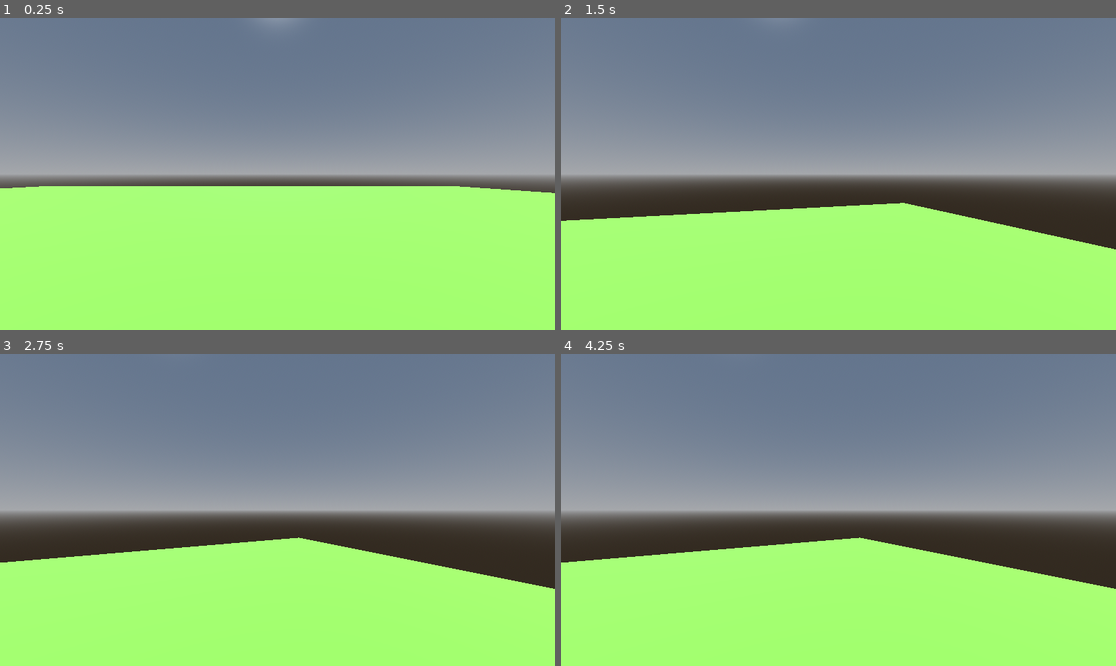
Above: before the commit, frames 1-4 (two rows, left to right).
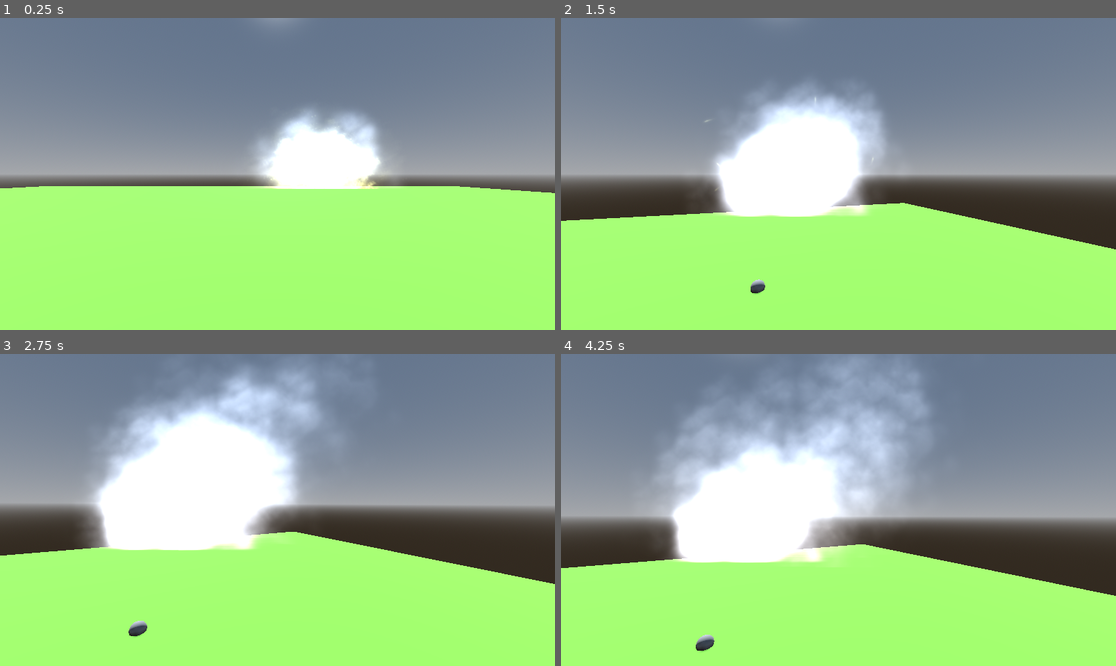
Above: after the commit, the same moments.

Repository: Xynthia/ShellShock
Game: Godot game, scene res://Scenes/grenaat_evenement_test.tscn
Two runs of this game, one before a commit and one after it. Both use one fixed random seed, a clock stepped at 60 frames per second and the inputs below.
Inputs (mouse positions are in pixels of both pictures, inside the frame that each line leads up to):
- Up to frame 1 (0.25 s): no input
- Up to frame 2 (1.5 s): move the mouse to (866, 174) at 0.52 s; hold D (TurnRight) 0.53-1.28 s; hold Alt (alt) 0.53-1.28 s; tap F (Interact, bound only after the commit) at 0.8, 1.35 s; move the mouse to (727, 189) at 1.27 s; hold A (TurnLeft) from 1.28 s (still down)
- Up to frame 3 (2.75 s): tap Alt (alt) at 1.55 s; move the mouse to (288, 503) at 2.02 s; release A (TurnLeft) at 2.03 s; hold D (TurnRight) from 2.03 s (still down); tap W (MoveFoward) at 2.1 s; tap F (Interact, bound only after the commit) at 2.3 s
- Up to frame 4 (4.25 s): move the mouse to (832, 516) at 2.77 s; tap Alt (alt) at 2.85 s; move the mouse to (877, 513) at 3.52 s; release D (TurnRight) at 3.53 s; hold A (TurnLeft) from 3.53 s (still down); tap F (Interact, bound only after the commit) at 3.6 s

The runs differ from the first frame. In frame 1, 5.1% of the frame differs, in the area x 45-72%, y 29-55%; in frame 2, 11%; in frame 3, 23%; in frame 4, 28%, in the area x 0-100%, y 0-96%.
Error before the commit: Out of bounds get index '0' (on base: 'Array[VisibleOnScreenNotifier3D]') (res://Scripts/Player/player.gd:158)
Error after the commit: Out of bounds get index '0' (on base: 'Array[VisibleOnScreenNotifier3D]') (res://Scripts/Player/player.gd:162)

Commit message:
grenaat toegevoegd
grenaat kan met een curve worden ingespawned. daarna gaat de traume zone groter worden zoals een explosie en particles voor explosie zijn toegevoegt. werkt nog niet samen

Diff:
--- /dev/null
+++ b/Scenes/explosion.tscn
@@ -0,0 +1,161 @@
+[gd_scene load_steps=18 format=3 uid="uid://nspw2bofwrw0"]
+
+[ext_resource type="Script" uid="uid://bnurjhyihu0f0" path="res://Scripts/explosion.gd" id="1_k2xjm"]
+[ext_resource type="Texture2D" uid="uid://bt1bc6skow7b" path="res://Assets/Particle Pack/PNG (Transparent)/fire_01.png" id="2_bvnfy"]
+[ext_resource type="Texture2D" uid="uid://eh0c10a4ljyy" path="res://Assets/Particle Pack/PNG (Transparent)/trace_02.png" id="3_61lnk"]
+[ext_resource type="Texture2D" uid="uid://caly3lon58amy" path="res://Assets/Particle Pack/PNG (Transparent)/smoke_04.png" id="4_14ogo"]
+
+[sub_resource type="StandardMaterial3D" id="StandardMaterial3D_48id1"]
+transparency = 1
+blend_mode = 1
+vertex_color_use_as_albedo = true
+albedo_texture = ExtResource("2_bvnfy")
+emission_enabled = true
+emission = Color(1, 0.61447275, 0.28846136, 1)
+emission_energy_multiplier = 2.0
+billboard_mode = 3
+particles_anim_h_frames = 1
+particles_anim_v_frames = 1
+particles_anim_loop = false
+grow_amount = 5.0
+fixed_size = true
+
+[sub_resource type="Gradient" id="Gradient_h4yxj"]
+offsets = PackedFloat32Array(0, 0.34133333, 1)
+colors = PackedColorArray(1, 1, 1, 0, 1, 1, 1, 1, 1, 1, 1, 0)
+
+[sub_resource type="GradientTexture1D" id="GradientTexture1D_52d56"]
+gradient = SubResource("Gradient_h4yxj")
+
+[sub_resource type="ParticleProcessMaterial" id="ParticleProcessMaterial_021c3"]
+emission_shape_scale = Vector3(0.2, 0.2, 0.2)
+emission_shape = 1
+emission_sphere_radius = 1.0
+gravity = Vector3(0, 2, 0)
+color = Color(0.98028797, 0.81042117, 0.08438703, 1)
+color_ramp = SubResource("GradientTexture1D_52d56")
+
+[sub_resource type="QuadMesh" id="QuadMesh_fjw3j"]
+
+[sub_resource type="StandardMaterial3D" id="StandardMaterial3D_pyedb"]
+transparency = 1
+blend_mode = 1
+vertex_color_use_as_albedo = true
+albedo_texture = ExtResource("3_61lnk")
+emission_enabled = true
+emission = Color(1, 0.61447275, 0.28846136, 1)
+emission_energy_multiplier = 2.0
+billboard_mode = 3
+particles_anim_h_frames = 1
+particles_anim_v_frames = 1
+particles_anim_loop = false
+grow = true
+grow_amount = -3.0
+
+[sub_resource type="ParticleProcessMaterial" id="ParticleProcessMaterial_kqepn"]
+emission_shape_scale = Vector3(0.1, 0.1, 0.1)
+angle_min = -173.9
+angle_max = 59.00001
+direction = Vector3(0, 1, 0)
+initial_velocity_max = 10.0
+gravity = Vector3(0, -5, 0)
+color = Color(0.98028797, 0.81042117, 0.08438703, 1)
+color_ramp = SubResource("GradientTexture1D_52d56")
+
+[sub_resource type="StandardMaterial3D" id="StandardMaterial3D_drq55"]
+transparency = 1
+blend_mode = 1
+vertex_color_use_as_albedo = true
+albedo_texture = ExtResource("4_14ogo")
+billboard_mode = 3
+particles_anim_h_frames = 1
+particles_anim_v_frames = 1
+particles_anim_loop = false
+grow_amount = 2.0
+fixed_size = true
+
+[sub_resource type="Gradient" id="Gradient_88btf"]
+offsets = PackedFloat32Array(0, 0.04, 0.536, 1)
+colors = PackedColorArray(0, 0, 0, 0, 1, 1, 1, 1, 1, 1, 1, 1, 1, 1, 1, 0)
+
+[sub_resource type="GradientTexture1D" id="GradientTexture1D_iyj5p"]
+gradient = SubResource("Gradient_88btf")
+
+[sub_resource type="ParticleProcessMaterial" id="ParticleProcessMaterial_ev8n3"]
+emission_shape_scale = Vector3(0.2, 0.2, 0.2)
+emission_shape = 1
+emission_sphere_radius = 1.0
+direction = Vector3(0, 0, 0)
+initial_velocity_min = 2.0
+initial_velocity_max = 5.0
+gravity = Vector3(0, 2, 0)
+tangential_accel_min = -2.2351742e-06
+tangential_accel_max = 4.5599976
+scale_min = 0.0
+scale_max = 2.0
+color = Color(0.67543423, 0.67543423, 0.67543423, 1)
+color_ramp = SubResource("GradientTexture1D_iyj5p")
+
+[sub_resource type="QuadMesh" id="QuadMesh_2tsga"]
+
+[sub_resource type="ParticleProcessMaterial" id="ParticleProcessMaterial_1v2kj"]
+emission_shape_scale = Vector3(0.2, 0.2, 0.2)
+emission_shape = 1
+emission_sphere_radius = 1.0
+direction = Vector3(0, 0, 0)
+initial_velocity_min = 2.0
+initial_velocity_max = 5.0
+gravity = Vector3(0, 2, 0)
+tangential_accel_min = -2.2351742e-06
+tangential_accel_max = 4.5599976
+damping_max = 17.768002
+scale_min = 0.0
+scale_max = 2.0
+color = Color(0.67543423, 0.67543423, 0.67543423, 1)
+color_ramp = SubResource("GradientTexture1D_iyj5p")
+
+[node name="Explosion" type="Node3D"]
+script = ExtResource("1_k2xjm")
+
+[node name="fire init" type="GPUParticles3D" parent="."]
+material_override = SubResource("StandardMaterial3D_48id1")
+cast_shadow = 0
+emitting = false
+amount = 5
+lifetime = 0.5
+one_shot = true
+randomness = 0.5
+process_material = SubResource("ParticleProcessMaterial_021c3")
+draw_pass_1 = SubResource("QuadMesh_fjw3j")
+
+[node name="fire2" type="GPUParticles3D" parent="."]
+material_override = SubResource("StandardMaterial3D_pyedb")
+cast_shadow = 0
+emitting = false
+amount = 15
+lifetime = 2.0
+one_shot = true
+explosiveness = 1.0
+randomness = 0.5
+process_material = SubResource("ParticleProcessMaterial_kqepn")
+draw_pass_1 = SubResource("QuadMesh_fjw3j")
+
+[node name="smoke spread" type="GPUParticles3D" parent="."]
+material_override = SubResource("StandardMaterial3D_drq55")
+emitting = false
+amount = 50
+lifetime = 3.0
+one_shot = true
+randomness = 0.2
+process_material = SubResource("ParticleProcessMaterial_ev8n3")
+draw_pass_1 = SubResource("QuadMesh_2tsga")
+
+[node name="smoke spread2" type="GPUParticles3D" parent="."]
+material_override = SubResource("StandardMaterial3D_drq55")
+emitting = false
+amount = 50
+lifetime = 5.0
+one_shot = true
+randomness = 0.2
+process_material = SubResource("ParticleProcessMaterial_1v2kj")
+draw_pass_1 = SubResource("QuadMesh_2tsga")
--- a/Scenes/grenaat_evenement_test.tscn
+++ b/Scenes/grenaat_evenement_test.tscn
@@ -1,8 +1,9 @@
-[gd_scene load_steps=8 format=3 uid="uid://b2t7ctg0degb"]
+[gd_scene load_steps=9 format=3 uid="uid://b2t7ctg0degb"]
 
 [ext_resource type="Script" uid="uid://dseynwydlxwc4" path="res://Scripts/Testing/walking_points_grenate_testing.gd" id="1_8bfyq"]
 [ext_resource type="PackedScene" uid="uid://j80i225aqiqj" path="res://Scenes/walking_point.tscn" id="2_nfu1b"]
 [ext_resource type="Script" uid="uid://ckbca3y7532cv" path="res://Scripts/grenate/grenate_manager.gd" id="3_nfu1b"]
+[ext_resource type="PackedScene" uid="uid://nspw2bofwrw0" path="res://Scenes/explosion.tscn" id="4_7l1vc"]
 
 [sub_resource type="ProceduralSkyMaterial" id="ProceduralSkyMaterial_7l1vc"]
 
@@ -44,5 +45,8 @@
 transform = Transform3D(1, 0, 0, 0, 1, 0, 0, 0, 1, -3.987828, 0.465739, -0.16445118)
 
 [node name="GrenateManager" type="Node3D" parent="."]
-transform = Transform3D(-0.9999999, 0, 8.742277e-08, 0, 1, 0, -8.742277e-08, 0, -0.9999999, -3.69, 0, 1.7299061)
+transform = Transform3D(-0.9999999, 0, 8.742277e-08, 0, 1, 0, -8.742277e-08, 0, -0.9999999, -3.69, 0, 4.6394854)
 script = ExtResource("3_nfu1b")
+
+[node name="Explosion" parent="." instance=ExtResource("4_7l1vc")]
+transform = Transform3D(1, 0, 0, 0, 1, 0, 0, 0, 1, -4.710001, 0, 12.147231)
--- a/Scenes/grenate.tscn
+++ b/Scenes/grenate.tscn
@@ -1,9 +1,8 @@
-[gd_scene load_steps=7 format=3 uid="uid://bedtrjbqukbwj"]
+[gd_scene load_steps=13 format=3 uid="uid://bedtrjbqukbwj"]
 
 [ext_resource type="PackedScene" uid="uid://hj4haspcrn3y" path="res://Scenes/trauma_causer.tscn" id="1_exuoo"]
 [ext_resource type="Script" uid="uid://dr3ybyqjtgvg1" path="res://Scripts/grenate/grenate.gd" id="1_japri"]
-
-[sub_resource type="SphereShape3D" id="SphereShape3D_japri"]
+[ext_resource type="Texture2D" uid="uid://caly3lon58amy" path="res://Assets/Particle Pack/PNG (Transparent)/smoke_04.png" id="4_52d56"]
 
 [sub_resource type="Curve3D" id="Curve3D_japri"]
 _data = {
@@ -16,16 +15,40 @@
 
 [sub_resource type="SphereShape3D" id="SphereShape3D_xunmi"]
 
+[sub_resource type="SphereShape3D" id="SphereShape3D_japri"]
+
+[sub_resource type="StandardMaterial3D" id="StandardMaterial3D_iyj5p"]
+transparency = 1
+blend_mode = 1
+vertex_color_use_as_albedo = true
+albedo_texture = ExtResource("4_52d56")
+billboard_mode = 3
+particles_anim_h_frames = 1
+particles_anim_v_frames = 1
+particles_anim_loop = false
+grow_amount = 2.0
+fixed_size = true
+
+[sub_resource type="Gradient" id="Gradient_88btf"]
+offsets = PackedFloat32Array(0, 0.04, 0.536, 1)
+colors = PackedColorArray(0, 0, 0, 0, 1, 1, 1, 1, 1, 1, 1, 1, 1, 1, 1, 0)
+
+[sub_resource type="GradientTexture1D" id="GradientTexture1D_iyj5p"]
+gradient = SubResource("Gradient_88btf")
+
+[sub_resource type="ParticleProcessMaterial" id="ParticleProcessMaterial_hqr7f"]
+emission_shape = 1
+emission_sphere_radius = 1.0
+gravity = Vector3(0, 2, 0)
+scale_min = 0.0
+scale_max = 2.0
+color = Color(0.67543423, 0.67543423, 0.67543423, 1)
+color_ramp = SubResource("GradientTexture1D_iyj5p")
+
+[sub_resource type="QuadMesh" id="QuadMesh_hqr7f"]
+
 [node name="Grenade" type="Node3D" groups=["Grenade"]]
 script = ExtResource("1_japri")
-
-[node name="TraumaCauser" parent="." instance=ExtResource("1_exuoo")]
-trauma_amount = 0.5
-
-[node name="CollisionShape3D" type="CollisionShape3D" parent="TraumaCauser"]
-transform = Transform3D(10, 0, 0, 0, 10, 0, 0, 0, 10, 0, 0, 0)
-shape = SubResource("SphereShape3D_japri")
-debug_color = Color(0.99862367, 0.034269262, 7.70092e-07, 0.41960785)
 
 [node name="Path3D" type="Path3D" parent="."]
 curve = SubResource("Curve3D_japri")
@@ -45,3 +68,20 @@
 [node name="CollisionShape3D" type="CollisionShape3D" parent="Path3D/PathFollow3D/Grenade Body"]
 transform = Transform3D(0.3, 0, 0, 0, 0.29999998, 0, 1.7763568e-15, 0, 0.3, 0, 2.3841858e-07, 0)
 shape = SubResource("SphereShape3D_xunmi")
+
+[node name="TraumaCauser" parent="." instance=ExtResource("1_exuoo")]
+trauma_amount = 1.0
+
+[node name="CollisionShape3D" type="CollisionShape3D" parent="TraumaCauser"]
+transform = Transform3D(0, 0, 0, 0, 0, 0, 0, 0, 0, 0, 0, 0)
+shape = SubResource("SphereShape3D_japri")
+
+[node name="smoke base" type="GPUParticles3D" parent="."]
+visible = false
+material_override = SubResource("StandardMaterial3D_iyj5p")
+amount = 100
+lifetime = 10.0
+process_material = SubResource("ParticleProcessMaterial_hqr7f")
+draw_pass_1 = SubResource("QuadMesh_hqr7f")
+
+[connection signal="body_entered" from="TraumaCauser" to="." method="_on_body_entered"]
--- a/Scenes/player.tscn
+++ b/Scenes/player.tscn
@@ -28,6 +28,7 @@
 [node name="CameraPivot" type="Area3D" parent="."]
 transform = Transform3D(1, 0, 0, 0, 1, 0, 0, 0, 1, 0, 0.84107673, 0)
 script = ExtResource("2_cvnsp")
+trauma_reduction_rate = 0.1
 noise = SubResource("FastNoiseLite_cvnsp")
 
 [node name="Camera3D" type="Camera3D" parent="CameraPivot"]
--- a/Scripts/Player/camera_movement.gd
+++ b/Scripts/Player/camera_movement.gd
@@ -7,8 +7,7 @@
 @onready var camera_pivot: Area3D = $"."
 
 # exports
-
-@export var trauma_reduction_rate := 0
+@export var trauma_reduction_rate : float = 0
 
 @export var max_x := 10.0
 @export var max_y := 10.0
--- a/Scripts/Player/player.gd
+++ b/Scripts/Player/player.gd
@@ -59,7 +59,11 @@
 	if Input.is_action_pressed("alt"):
 		Input.set_mouse_mode(Input.MOUSE_MODE_VISIBLE)
 	else:
-		Input.set_mouse_mode(Input.MOUSE_MODE_CAPTURED)
+		#Input.set_mouse_mode(Input.MOUSE_MODE_CAPTURED)
+		pass
+
+	if Input.is_action_just_pressed("Interact"):
+		GameManager.grenade_manager.spawn_grenade()
 
 	# Add the gravity.
 	if not is_on_floor():
@@ -176,7 +180,6 @@
 func on_move_tween_finished() -> void:
 	turn_to_walk_point_once_moved()
 
-	#GameManager.grenade_manager.spawn_grenade()
 
 func look_to(new_walk_point : VisibleOnScreenNotifier3D) -> void:
 	turn_once = false
--- a/Scripts/Trauma Causer/trauma_causer.gd
+++ b/Scripts/Trauma Causer/trauma_causer.gd
@@ -1,3 +1,4 @@
+class_name trauma_causer
 extends Area3D
 
 @export var trauma_amount := 0.1
--- /dev/null
+++ b/Scripts/explosion.gd
@@ -0,0 +1,14 @@
+extends Node3D
+
+@onready var fire_init: GPUParticles3D = $"fire init"
+@onready var fire_2: GPUParticles3D = $fire2
+@onready var smoke_spread: GPUParticles3D = $"smoke spread"
+@onready var smoke_spread_2: GPUParticles3D = $"smoke spread2"
+
+
+# Called when the node enters the scene tree for the first time.
+func _ready() -> void:
+	fire_init.emitting = true
+	fire_2.emitting = true
+	smoke_spread.emitting = true
+	smoke_spread_2.emitting = true
--- a/Scripts/grenate/grenate.gd
+++ b/Scripts/grenate/grenate.gd
@@ -4,16 +4,31 @@
 @onready var grenade_body: Area3D = $"Path3D/PathFollow3D/Grenade Body"
 
 @onready var trauma_causer: Area3D = $TraumaCauser
+@onready var collision_shape_3d: CollisionShape3D = $TraumaCauser/CollisionShape3D
+
 
 @onready var path_3d: Path3D = $Path3D
 @onready var path_follow_3d: PathFollow3D = $Path3D/PathFollow3D
 
 var move_speed = 150
 
+var do_this_once = true
+var time_to_scale = 2
+var new_scale : Vector3 = Vector3(10, 10, 10)
+
 
 func _on_body_entered(body: Node3D) -> void:
-	if body.is_in_group("Player") && path_follow_3d.progress_ratio == 1:
+	if body.is_in_group("Player"):
 		trauma_causer.cause_trauma()
 
 func _physics_process(delta: float) -> void:
 	path_follow_3d.progress += move_speed * get_process_delta_time()
+	if path_follow_3d.progress_ratio == 1 && do_this_once:
+		trauma_causer_up_scale()
+
+
+func trauma_causer_up_scale() -> void:
+	var tween = create_tween().set_trans(Tween.TRANS_LINEAR).set_ease(Tween.EASE_IN)
+	tween.tween_property(collision_shape_3d, "scale", new_scale, time_to_scale)
+
+	do_this_once = false
--- a/project.godot
+++ b/project.godot
@@ -52,3 +52,8 @@
 "events": [Object(InputEventKey,"resource_local_to_scene":false,"resource_name":"","device":0,"window_id":0,"alt_presse …(194 unchanged characters)…
 ]
 }
+Interact={
+"deadzone": 0.2,
+"events": [Object(InputEventKey,"resource_local_to_scene":false,"resource_name":"","device":-1,"window_id":0,"alt_pressed":false,"shift_pressed":false,"ctrl_pressed":false,"meta_pressed":false,"pressed":false,"keycode":0,"physical_keycode":70,"key_label":0,"unicode":102,"location":0,"echo":false,"script":null)
+]
+}
Not shown, added: Assets/Particle Pack/License.txt
Binary file added: Assets/Particle Pack/PNG (Black background)/Rotated/flame_05_rotated.png
Not shown, added: Assets/Particle Pack/PNG (Black background)/Rotated/flame_05_rotated.png.import
Binary file added: Assets/Particle Pack/PNG (Black background)/Rotated/flame_06_rotated.png
Not shown, added: Assets/Particle Pack/PNG (Black background)/Rotated/flame_06_rotated.png.import
Binary file added: Assets/Particle Pack/PNG (Black background)/Rotated/muzzle_01_rotated.png
Not shown, added: Assets/Particle Pack/PNG (Black background)/Rotated/muzzle_01_rotated.png.import
Binary file added: Assets/Particle Pack/PNG (Black background)/Rotated/muzzle_02_rotated.png
Not shown, added: Assets/Particle Pack/PNG (Black background)/Rotated/muzzle_02_rotated.png.import
Binary file added: Assets/Particle Pack/PNG (Black background)/Rotated/muzzle_03_rotated.png
Not shown, added: Assets/Particle Pack/PNG (Black background)/Rotated/muzzle_03_rotated.png.import
Binary file added: Assets/Particle Pack/PNG (Black background)/Rotated/muzzle_04_rotated.png
(and 377 more such lines)
